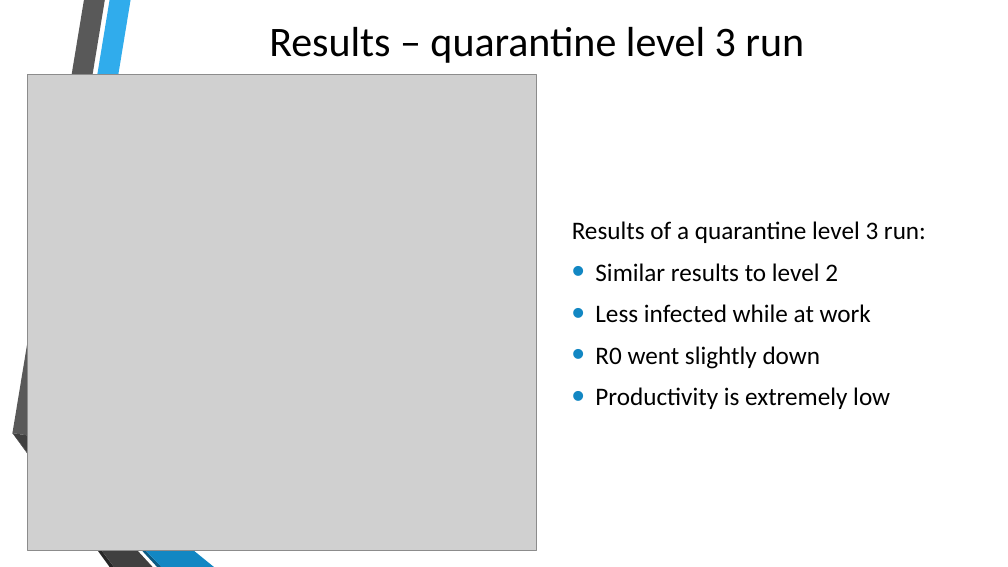
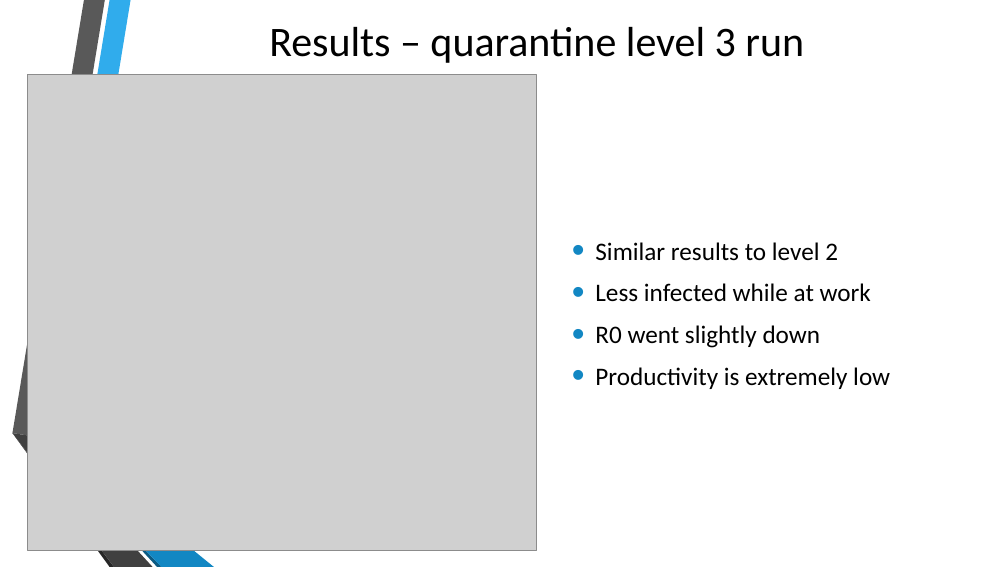
Before and after one commit to gpisanelli/EpiDEMExtended, a slide deck: slide 14 of docs/EpiDEMExtendedPresentation.pptx. Drawn at 1008x567 pixels with LibreOffice and Linux fonts; fonts in the diff are those of the drawing; grey boxes stand for pictures; background and template pictures are left out. Boxes give left, top, right and bottom in pixels: in the first picture for what was removed or moved away, otherwise in the second. Text is boxed around its words. In the diff, an @@ line names an element or a change of style, - is before the commit and + after.

```diff
--- a/docs/EpiDEMExtendedPresentation.pptx
+++ b/docs/EpiDEMExtendedPresentation.pptx
@@ text at (572, 221, 926, 243): paragraph removed @@
-Results of a quarantine level 3 run:
```
Also in this commit, not shown: 1 other slide changed.
